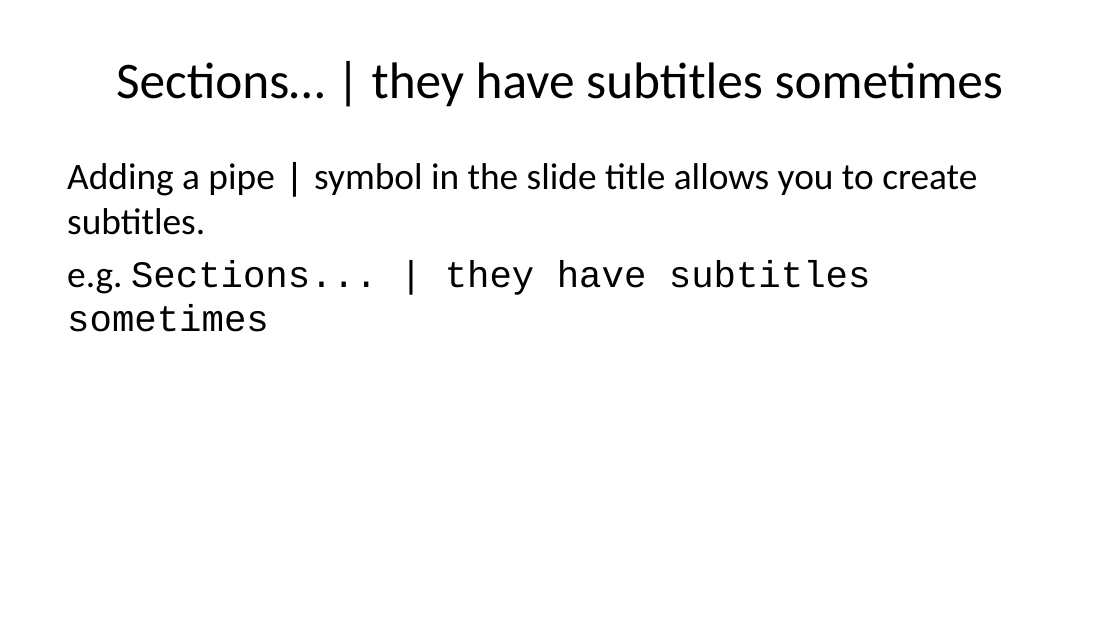
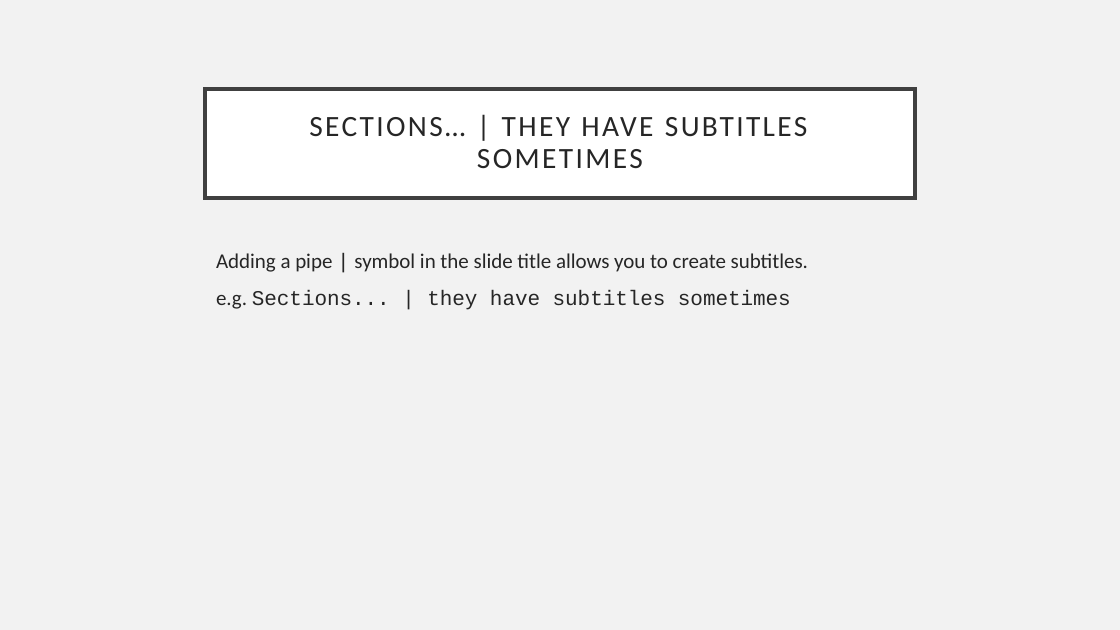
Before and after one commit to afatirium/RRcourse2023, a slide deck: slide 5 of Quarto and MD 3/3. Presentation formats/QMD_class_3_3.pptx. Drawn at 1120x630 pixels with LibreOffice and Linux fonts; fonts in the diff are those of the drawing. Boxes give left, top, right and bottom in pixels: in the first picture for what was removed or moved away, otherwise in the second. Text is boxed around its words. In the diff, an @@ line names an element or a change of style, - is before the commit and + after.

```diff
--- a/Quarto and MD 3/3. Presentation formats/QMD_class_3_3.pptx
+++ b/Quarto and MD 3/3. Presentation formats/QMD_class_3_3.pptx
@@ background #FFFFFF to #F2F2F2 @@
@@ title "SECTIONS… | THEY HAVE SUBTITLES ...": place and size @@
-title "SECTIONS… | THEY HAVE SUBTITLES ..." at <box>116,62,1003,107</box>
+title "SECTIONS… | THEY HAVE SUBTITLES ..." at <box>205,88,915,197</box>
@@ title "SECTIONS… | THEY HAVE SUBTITLES ..." at <box>205,88,915,197</box>: fill none to #FFFFFF; outline none to #404040 2.5 pt @@
@@ title at <box>309,117,807,168</box>: text changed; size 33 to 18.9 pt; text colour #000000 to #262626 @@
-Sections… | they have subtitles sometimes
+SECTIONS… | THEY HAVE SUBTITLES SOMETIMES
@@ text "Adding a pipe | symbol ...": place and size @@
-text "Adding a pipe | symbol ..." at <box>67,163,977,332</box>
+text "Adding a pipe | symbol ..." at <box>216,253,808,310</box>
@@ text "Adding a pipe | symbol ..." at <box>216,253,808,310</box>: size 24 to 13.5 pt, text colour #000000 to #262626; more space between paragraphs @@
```
Also in this commit, not shown: 11 other slides changed, 16 other files.
